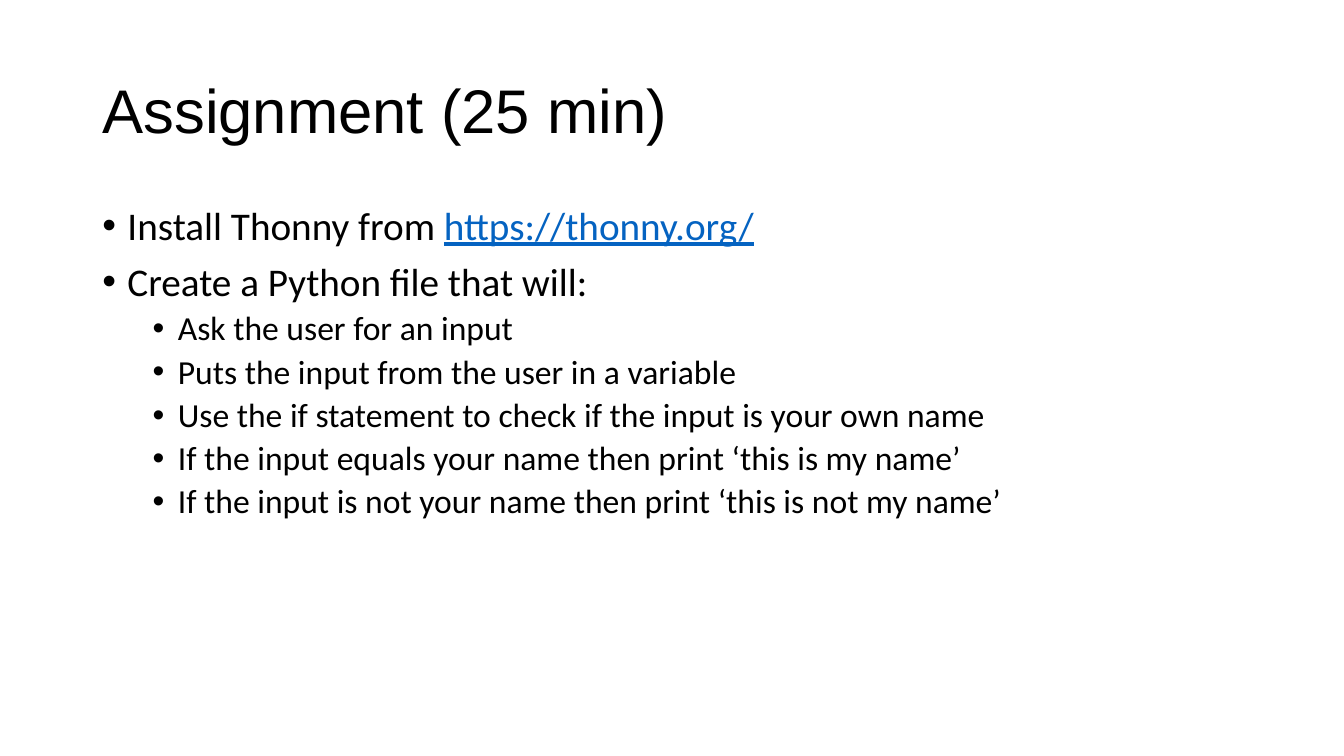
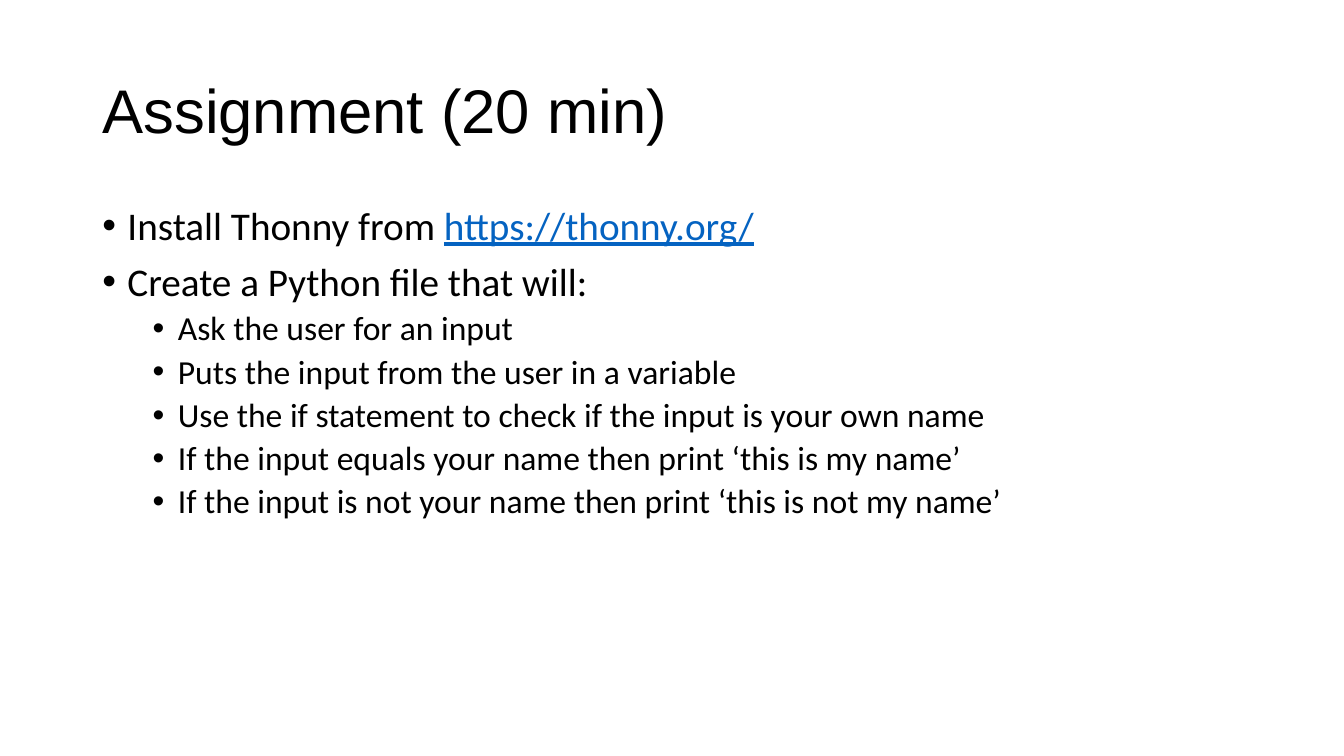
Before and after one commit to JoZonneveld/TCR-python-lessons, a slide deck: slide 14 of Lessons/Lesson 1/Introduction to Python.pptx. Drawn at 1344x756 pixels with LibreOffice and Linux fonts; fonts in the diff are those of the drawing; background and template pictures are left out. Boxes give left, top, right and bottom in pixels: in the first picture for what was removed or moved away, otherwise in the second. Text is boxed around its words. In the diff, an @@ line names an element or a change of style, - is before the commit and + after.

```diff
--- a/Lessons/Lesson 1/Introduction to Python.pptx
+++ b/Lessons/Lesson 1/Introduction to Python.pptx
@@ text at <box>102,88,667,144</box>: text changed @@
-Assignment (25 min)
+Assignment (20 min)
```
Also in this commit, not shown: 1 other slide changed, 1 other file.
